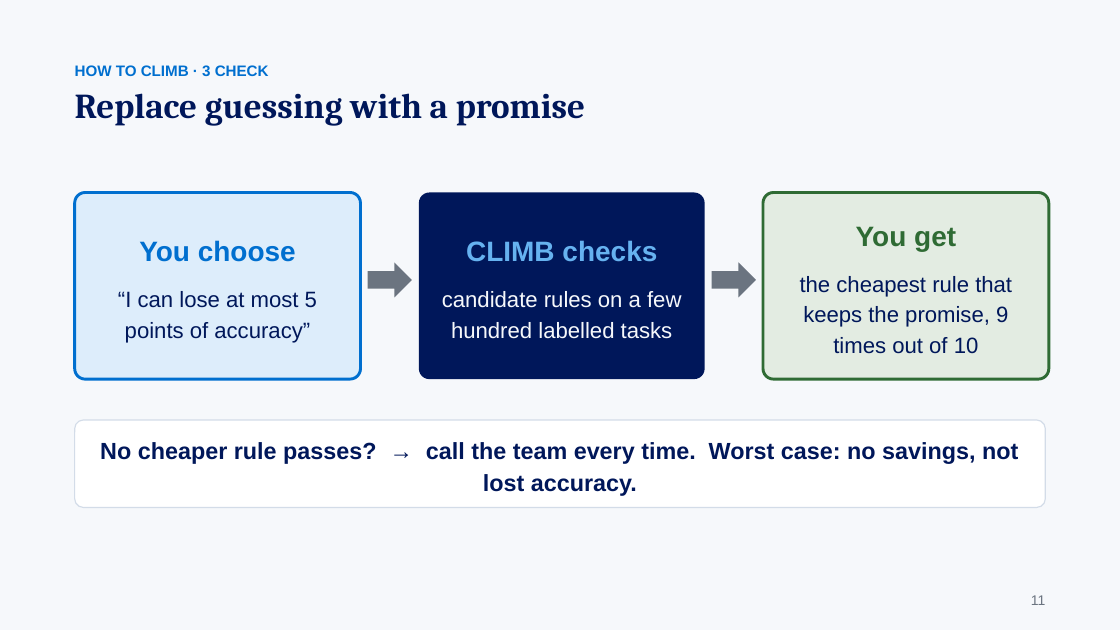
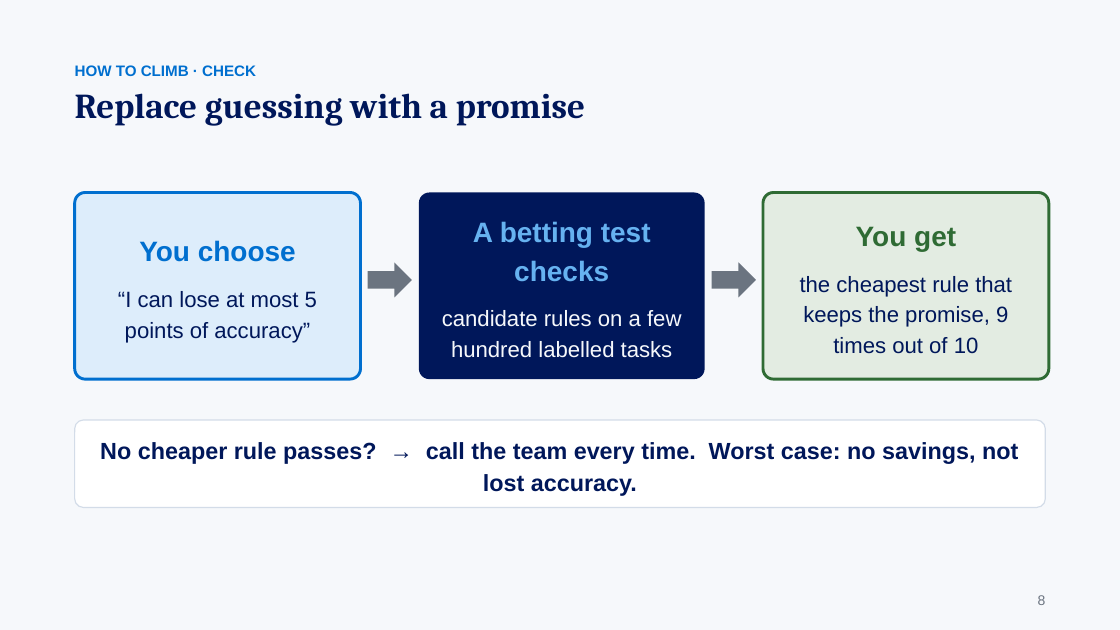
Before and after one commit to gaoj21/tokenbank, a slide deck: slide 8 of slides/CLIMB_talk.pptx (slide 11 before the commit). Drawn at 1120x630 pixels with LibreOffice and Linux fonts; fonts in the diff are those of the drawing. Boxes give left, top, right and bottom in pixels: in the first picture for what was removed or moved away, otherwise in the second. Text is boxed around its words. In the diff, an @@ line names an element or a change of style, - is before the commit and + after.

```diff
--- a/slides/CLIMB_talk.pptx
+++ b/slides/CLIMB_talk.pptx
@@ text at (x1=75, y1=65, x2=256, y2=76): text changed @@
-HOW TO CLIMB · 3 CHECK
+HOW TO CLIMB · CHECK
@@ text in rounded rectangle at (x1=473, y1=221, x2=651, y2=282): text changed @@
-CLIMB checks
+A betting test checks
@@ text at (x1=1038, y1=595, x2=1046, y2=605): text changed @@
-11
+8
```
Also in this commit, not shown: 18 other slides changed, 6 slides added, 1 slide removed, 3 other files.
